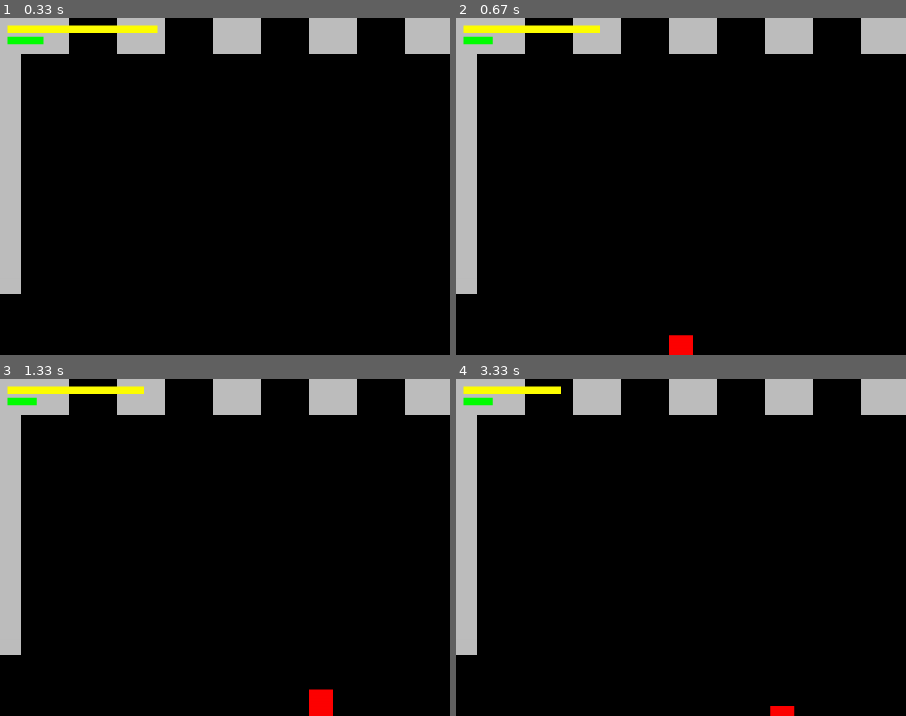
Above: before the commit, frames 1-4 (two rows, left to right).
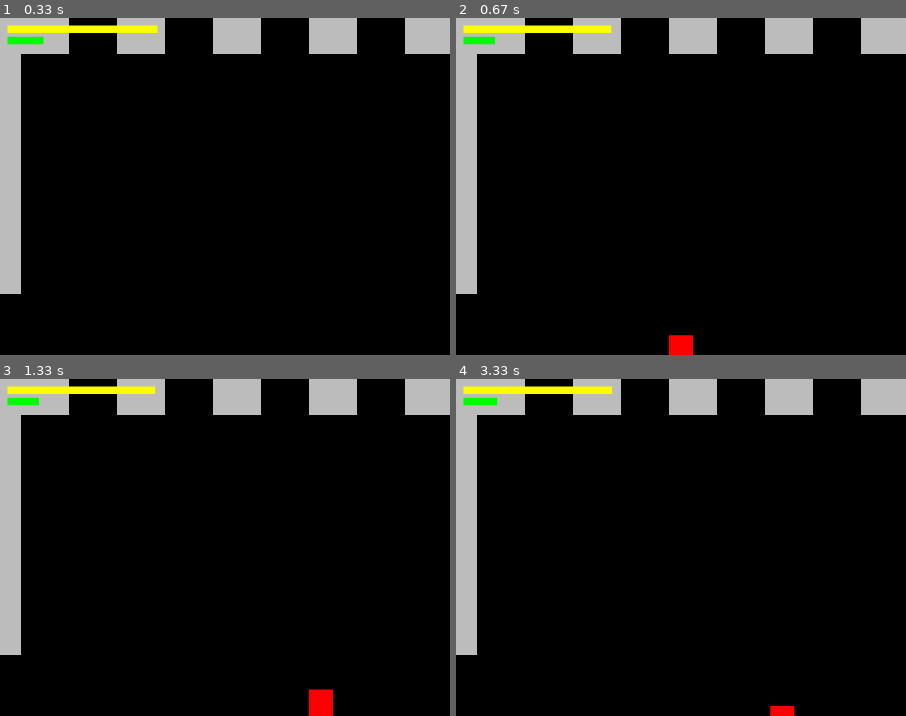
Above: after the commit, the same moments.

Repository: Ossifier/PygamePlatformerEngine
Game: pygame game, started from main.py
The game is run twice, just before and just after one commit, with the same random seed, the same clock (stepped at 60 frames per second) and the same inputs.
Inputs:
- Up to frame 1 (0.33 s): no input
- Up to frame 2 (0.67 s): tap Space at 0.33 s
- Up to frame 3 (1.33 s): hold Right 0.67-1.13 s; tap Space at 0.73, 1.03, 1.23 s; hold Right from 1.17 s (still down)
- Up to frame 4 (3.33 s): tap Space at 1.53, 1.73, 2.03, 2.3, 2.6, 2.73, 3.03 s; release Right at 1.63 s; hold Left 1.67-2.2 s; hold Left 2.23-2.63 s; hold Right 2.67-3.3 s
The pictures show only the part of the screen within x 0-50%, y 0-50%; the shares and areas given below are measured in that part.

Frame 1 is identical in both runs. In frame 2, less than 0.1% of the frame differs, in the area x 8-35%, y 2-9%; in frame 3, less than 0.1%; in frame 4, 0.3%.

Commit message:
Jump Power Calc Relocation and reworked Stamina/Jumping
Relocated the jumping power recharge mechanics from the level. 

Also, changed stamina/jumping mechanics so that stamina reduction is proportional to height jumped. This prevents massive, rapid stamina drain when the player holds the jump button while directly between a ceiling and floor.

Diff:
--- a/player.py
+++ b/player.py
@@ -4,6 +4,7 @@
 class Player(pygame.sprite.Sprite):
     def __init__(self, pos):
         super().__init__()
+
         # Player Sprite #
         self.image = pygame.Surface((32, 64))
         self.image.fill('red')
@@ -83,8 +84,6 @@
         if keys[pygame.K_SPACE]:
             if self.on_ground is True and self.current_jump_power >= 6:
                 self.jump()
-                if self.current_jump_power >= 1:
-                    self.current_jump_power -= 1
                 self.on_ground = False
             elif self.on_ground is False and self.jumping is True and self.player_state_y == 'ascending':
                 if self.current_jump_power > 0:
@@ -162,7 +161,7 @@
             self.jumping = True
             self.on_ground = False
             self.direction.y = self.jump_speed
-            self.stamina -= 20
+            # self.stamina -= 20
         elif self.current_jump_power > 0 and self.winded is False:
             self.direction.y = self.jump_speed
 
@@ -185,7 +184,11 @@
             self.stamina = 0
             self.winded = True
 
-        # Handles the 'Winded' player status.
+        # Drain stamina if the player is jumping (off ground only). #
+        if self.jumping is True and self.on_ground is False:
+            self.stamina -= 1
+
+        # Handles the 'Winded' player status. #
         if self.winded is True and self.stamina <= (self.max_stamina * self.winded_reset_threshold):
             pass
         else:
@@ -202,9 +205,16 @@
             if self.sprinting is False and self.direction.x > self.max_running_speed:
                 self.direction.x -= self.momentum * 0.5
 
+    def jump_power_handler(self):
+        """NOTES This function handles jump power recharging mechanics. Basically, whenever the player is on the ground,
+        the maximum height the can jump recharges over time up to a limit. """
+        if self.current_jump_power < self.max_jump_power and self.on_ground is True:
+            self.current_jump_power += self.jump_recharge_rate
+
     def update(self):
         """NOTES: Updates the player's state attributes and inputs."""
         self.get_player_states()
         self.get_player_inputs()
         self.stamina_handler()
         self.sprinting_handler()
+        self.jump_power_handler()
